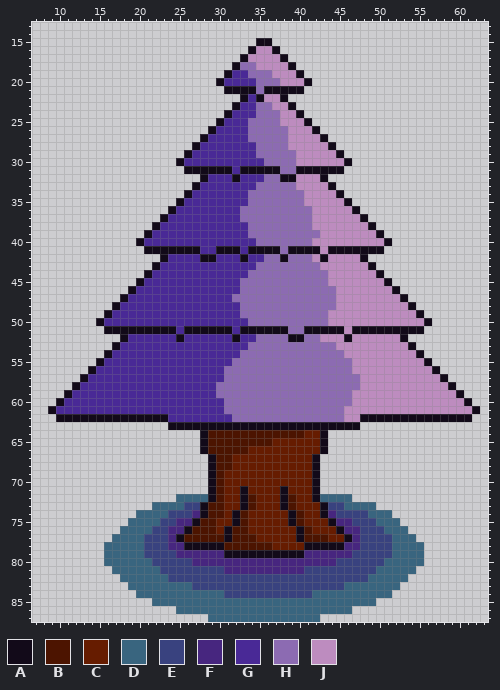
One commit to this sprite sheet: sprites/spr_tile_tree_violet/7dc30a28-33ca-48d0-b4a4-564922d4e36f.png. The picture above was drawn from the file before the commit.
The file is 72x88 pixels. Shown: x 7..63, y 13..87.
Palette (. is transparent): A #120a19  B #4c1400  C #661c00  D #39657f  E #39427f  F #47267f  G #492996  H #8c6bb2  J #bd8cbf
Pixels before (only the part around the change), first column x 7:
13 .........................................................
14 .........................................................
15 ............................AA...........................
16 ...........................AJJA..........................
17 ..........................AJJJJA.........................
18 .........................AHHJJJJA........................
19 ........................AGGHHHJJJA.......................
20 .......................AGGGGHHHJJJA......................
21 ........................AAAAHAAAAA.......................
22 ..........................AGAJJA.........................
23 .........................AGGHHJJA........................
24 ........................AGGGHHHJJA.......................
25 .......................AGGGHHHHJJJA......................
26 ......................AGGGGHHHHHJJJA.....................
27 .....................AGGGGGHHHHHJJJJA....................
28 ....................AGGGGGGGHHHHJJJJJA...................
29 ...................AGGGGGGGGHHHHHJJJJJA..................
30 ..................AGGGGGGGGGGHHHHJJJJJJA.................
31 ...................AAAAAAGAAAAAHHAAAAAA..................
32 .....................AGGGAGGGHHAAJJJA....................
33 ....................AGGGGGGGHHHHHJJJJA...................
34 ...................AGGGGGGGHHHHHHHJJJJA..................
35 ..................AGGGGGGGGHHHHHHHJJJJJA.................
36 .................AGGGGGGGGHHHHHHHHHJJJJJA................
37 ................AGGGGGGGGGHHHHHHHHHJJJJJJA...............
38 ...............AGGGGGGGGGGGHHHHHHHHJJJJJJJA..............
39 ..............AGGGGGGGGGGGGHHHHHHHHHJJJJJJJA.............
40 .............AGGGGGGGGGGGGGGHHHHHHHJJJJJJJJJA............
41 ..............AAAAAAAGGAAAGAAAAHAAAAJAAAAAAA.............
42 ................AGGGGAAGGGAGGHHAHHHJAJJJJA...............
43 ...............AGGGGGGGGGGGGHHHHHHHHJJJJJJA..............
44 ..............AGGGGGGGGGGGGHHHHHHHHHHJJJJJJA.............
45 .............AGGGGGGGGGGGGHHHHHHHHHHHJJJJJJJA............
46 ............AGGGGGGGGGGGGGHHHHHHHHHHHHJJJJJJJA...........
47 ...........AGGGGGGGGGGGGGHHHHHHHHHHHHHJJJJJJJJA..........
48 ..........AGGGGGGGGGGGGGGGHHHHHHHHHHHHJJJJJJJJJA.........
49 .........AGGGGGGGGGGGGGGGGHHHHHHHHHHHJJJJJJJJJJJA........
50 ........AGGGGGGGGGGGGGGGGGGHHHHHHHHHHJJJJJJJJJJJJA.......
51 .........AAAAAAAAAGAAAAAAGAAAAAAHHAAAAAJAAAAAAAAA........
52 ...........AGGGGGGAGGGGGGAGGHHHHAAHHJJJAJJJJJJA..........
53 ..........AGGGGGGGGGGGGGGGGHHHHHHHHHHHJJJJJJJJJA.........
54 .........AGGGGGGGGGGGGGGGGHHHHHHHHHHHHHJJJJJJJJJA........
55 ........AGGGGGGGGGGGGGGGGHHHHHHHHHHHHHHHJJJJJJJJJA.......
56 .......AGGGGGGGGGGGGGGGGHHHHHHHHHHHHHHHHJJJJJJJJJJA......
57 ......AGGGGGGGGGGGGGGGGGHHHHHHHHHHHHHHHHHJJJJJJJJJJA.....
58 .....AGGGGGGGGGGGGGGGGGHHHHHHHHHHHHHHHHHHJJJJJJJJJJJA....
59 ....AGGGGGGGGGGGGGGGGGGHHHHHHHHHHHHHHHHHJJJJJJJJJJJJJA...
60 ...AGGGGGGGGGGGGGGGGGGGGHHHHHHHHHHHHHHHHJJJJJJJJJJJJJJA..
61 ..AGGGGGGGGGGGGGGGGGGGGGHHHHHHHHHHHHHHHJJJJJJJJJJJJJJJJA.
62 ...AAAAAAAAAAAAAAGGGGGGGGHHHHHHHHHHHHHHJJAAAAAAAAAAAAAA..
63 .................AAAAAAAAAAAAAAAAAAAAAAAA................
64 .....................ABBBBBBBBBBBBCCA....................
65 .....................ABBBBBBBBCCCCCCA....................
66 .....................ABBBBBCCCCCCCCCA....................
67 ......................ABBCCCCCCCCCCA.....................
68 ......................ABBCCCCCCCCCCA.....................
69 ......................ABCCCCCCCCCCCA.....................
70 ......................ABCCCCCCCCCCCA.....................
71 ......................ABCCACCCCACCCA.....................
72 ..................DDDDABCCABCCCABCCADDDD.................
73 ...............DDDDEEABBCCABCCCABCCCAEEDDDD..............
74 .............DDDDEEEFABBCABCCCCCABCCAFEEEEDDD............
75 ............DDDDEEFFABBCCABCCCCCABCCCAFFEEEDDD...........
76 ...........DDDDEEFFABBBCABBCCCCCCABCCCAFFEEEDDD..........
77 ..........DDDDEEEFABBBBBABBBCCCCCABBBCCAFEEEEDDD.........
78 .........DDDDDEEEFFAAAAABBBBBBCCCCAAAAAFFEEEEDDDD........
79 .........DDDDDEEEEFFFFFFAAAAAAAAAAFFFFFFEEEEEDDDD........
80 .........DDDDDDEEEEEFFFFFFFFFFFFFFFFFFEEEEEEDDDDD........
81 ..........DDDDDDEEEEEEEEFFFFFFFFFFEEEEEEEEEDDDDD.........
82 ...........DDDDDDEEEEEEEEEEEEEEEEEEEEEEEEEDDDDD..........
After:
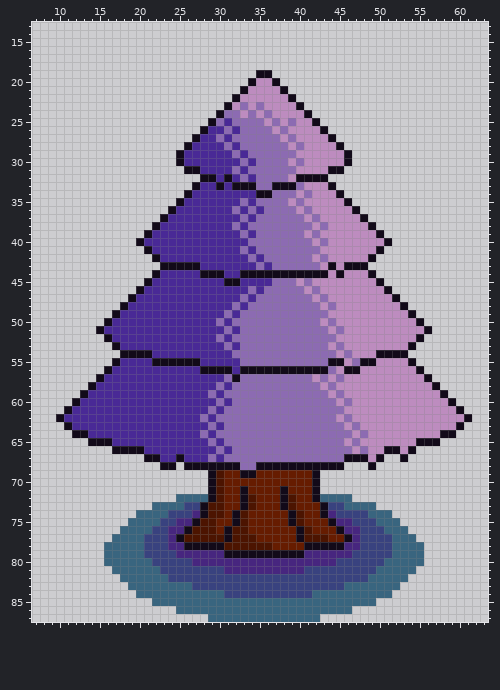
Difference:
y 15: x 35..36 AA -> ..
y 16: x 34..37 AJJA -> ....
y 17: x 33..38 AJJJJA -> ......
y 18: x 32..39 AHHJJJJA -> ........
y 19: x 31..40 AGGHHHJJJA -> ....AA....
y 20: x 30..41 AGGGGHHHJJJA -> ....AJJA....
y 21: x 31..32 AA -> ..; x 34..37 AHAA -> JJJJ; x 39..40 AA -> ..
y 22: x 32..35 .AGA -> AJJJ; x 38..39 A. -> JA
y 23: x 31..34 .AGG -> AJHJ; x 36 H -> J; x 39..40 A. -> JA
y 24: x 30..35 .AGGGH -> AHHJHJ; x 37 H -> J; x 40..41 A. -> JA
y 25: x 29..30 .A -> AH; x 32..33 GG -> HH; x 36 H -> J; x 39 J -> H; x 41..42 A. -> JA
y 26: x 28..29 .A -> AG; x 31 G -> H; x 33 G -> H; x 37 H -> J; x 42..43 A. -> JA
y 27: x 27..28 .A -> AG; x 30 G -> H; x 32..33 GG -> HH; x 38..39 HJ -> JH; x 43..44 A. -> JA
y 28: x 26..27 .A -> AG; x 31 G -> H; x 33..34 GG -> HH; x 40 J -> H; x 44..45 A. -> JA
y 29: x 25..26 .A -> AG; x 32 G -> H; x 34 G -> H; x 45..46 A. -> JA
y 30: x 33 G -> H; x 35 G -> H; x 39..40 HJ -> JH
y 31: x 28..37 AAAAGAAAAA -> GGGGHGHHHH; x 40..43 AAAA -> JJJJ
y 32: x 29 G -> A; x 31..33 GAG -> AGH; x 35 G -> H; x 38..42 AAJJJ -> HJAAA
y 33: x 30 G -> A; x 32..34 GGG -> AAA; x 37..40 HHHJ -> AAAH
y 34: x 34..36 HHH -> GAA; x 40..41 HJ -> JH
y 35: x 33..34 GH -> HG; x 39 H -> J
y 36: x 32..33 GH -> HG; x 35 H -> G; x 40 H -> J
y 37: x 34 H -> G; x 41..42 HJ -> JH
y 38: x 32 G -> H; x 43 J -> H
y 39: x 33..34 GH -> HG; x 41 H -> J
y 40: x 34 G -> H; x 43 J -> H
y 41: x 22..27 AAAAAA -> GGGGGG; x 30..37 AAAGAAAA -> GGGHGHHH; x 39..42 AAAA -> HHHH; x 44..49 AAAAAA -> JJJJJJ
y 42: x 22..23 .A -> AG; x 28..29 AA -> GG; x 33..34 AG -> GH; x 38 A -> H; x 43 A -> H; x 48..49 A. -> JA
y 43: x 22..27 AGGGGG -> .AAAAA; x 36 H -> G; x 44 J -> A; x 46..49 JJJA -> AAA.
y 44: x 21..22 AG -> .A; x 28..30 GGG -> AAA; x 33..43 GHHHHHHHHHH -> AAAAAAAAAAA; x 45 J -> A; x 49..50 JA -> A.
y 45: x 20..21 AG -> .A; x 31..36 GGHHHH -> AAGGGG; x 40 H -> J; x 42..43 HH -> JJ; x 50..51 JA -> A.
y 46: x 19..20 AG -> .A; x 33 H -> G; x 35 H -> G; x 41 H -> J; x 43..44 HH -> JJ; x 51..52 JA -> A.
y 47: x 18..19 AG -> .A; x 32 H -> G; x 34 H -> G; x 42 H -> J; x 44 H -> J; x 52..53 JA -> A.
y 48: x 17..18 AG -> .A; x 32..33 GH -> HG; x 43 H -> J; x 53..54 JA -> A.
y 49: x 16..17 AG -> .A; x 31 G -> H; x 54..55 JA -> A.
y 50: x 15..16 AG -> .A; x 30 G -> H; x 32..33 GG -> HH; x 43..44 HJ -> JH; x 55..56 JA -> A.
y 51: x 15..24 .AAAAAAAAA -> AGGGGGGGGG; x 26..31 AAAAAA -> GGGGGH; x 33..38 AAAAAA -> HHHHHH; x 41..45 AAAAA -> HHHJH; x 47..56 AAAAAAAAA. -> JJJJJJJJJA
y 52: x 16..18 ..A -> AGG; x 25 A -> G; x 30 G -> H; x 32..34 AGG -> HHH; x 39..40 AA -> HH; x 43..44 JJ -> HH; x 46 A -> J; x 53..55 A.. -> JJA
y 53: x 31 G -> H; x 33 G -> H; x 44..45 HJ -> JH
y 54: x 16..21 AGGGGG -> ..AAAA; x 32 G -> H; x 45..46 HJ -> JH; x 50..55 JJJJJA -> AAAA..
y 55: x 15..17 AGG -> ..A; x 22..27 GGGGGG -> AAAAAA; x 32 H -> G; x 44..49 HHHJJJ -> AAJHAA; x 54..56 JJA -> A..
y 56: x 14..16 AGG -> ..A; x 28..43 GGGHHHHHHHHHHHHH -> AAAAGAAAAAAAAAAA; x 45..47 HHJ -> JAA; x 55..57 JJA -> A..
y 57: x 13..15 AGG -> ..A; x 32 H -> A; x 42 H -> J; x 44 H -> J; x 46..47 HH -> JJ; x 56..58 JJA -> A..
y 58: x 12..14 AGG -> ..A; x 31 H -> G; x 43 H -> J; x 45..47 HHH -> JJJ; x 57..59 JJA -> A..
y 59: x 11..13 AGG -> ..A; x 29..30 GH -> HG; x 44 H -> J; x 46 H -> J; x 58..60 JJA -> A..
y 60: x 10..12 AGG -> ..A; x 30..31 GH -> HG; x 45 H -> J; x 59..61 JJA -> A..
y 61: x 9..11 AGG -> ..A; x 29 G -> H; x 60..62 JJA -> A..
y 62: x 11..23 AAAAAAAAAAAAA -> GGGGGGGGGGGGG; x 28 G -> H; x 30..31 GG -> HH; x 45..46 HJ -> JH; x 48..60 AAAAAAAAAAAAA -> JJJJJJJJJJJJJ
y 63: x 11..60 .............AAAAAAAAAAAAAAAAAAAAAAAA............. -> AGGGGGGGGGGGGGGGGGHGHHHHHHHHHHHHHHHJHJJJJJJJJJJJJA
y 64: x 12..59 ................ABBBBBBBBBBBBCCA................ -> AAGGGGGGGGGGGGGGHGHHHHHHHHHHHHHHHHHJHJJJJJJJJJAA
y 65: x 14..57 ..............ABBBBBBBBCCCCCCA.............. -> AAAGGGGGGGGGGGGHGHHHHHHHHHHHHHHHJHJJJJJJJAAA
y 66: x 17..54 ...........ABBBBBCCCCCCCCCA........... -> AAAAGGGGGGGGGHGHHHHHHHHHHHHHHHJHJJAAJA
y 67: x 21..50 ........ABBCCCCCCCCCCA........ -> AAGGAGGGHGHHHHHHHHHHHHHHHAAAJA; x 53 . -> A
y 68: x 23..24 .. -> AA; x 26..28 ... -> AAA; x 30..41 BBCCCCCCCCCC -> AAAHHAAAAAAA; x 43..45 ... -> AAA; x 49 . -> A
y 69: x 33..34 CC -> AA
